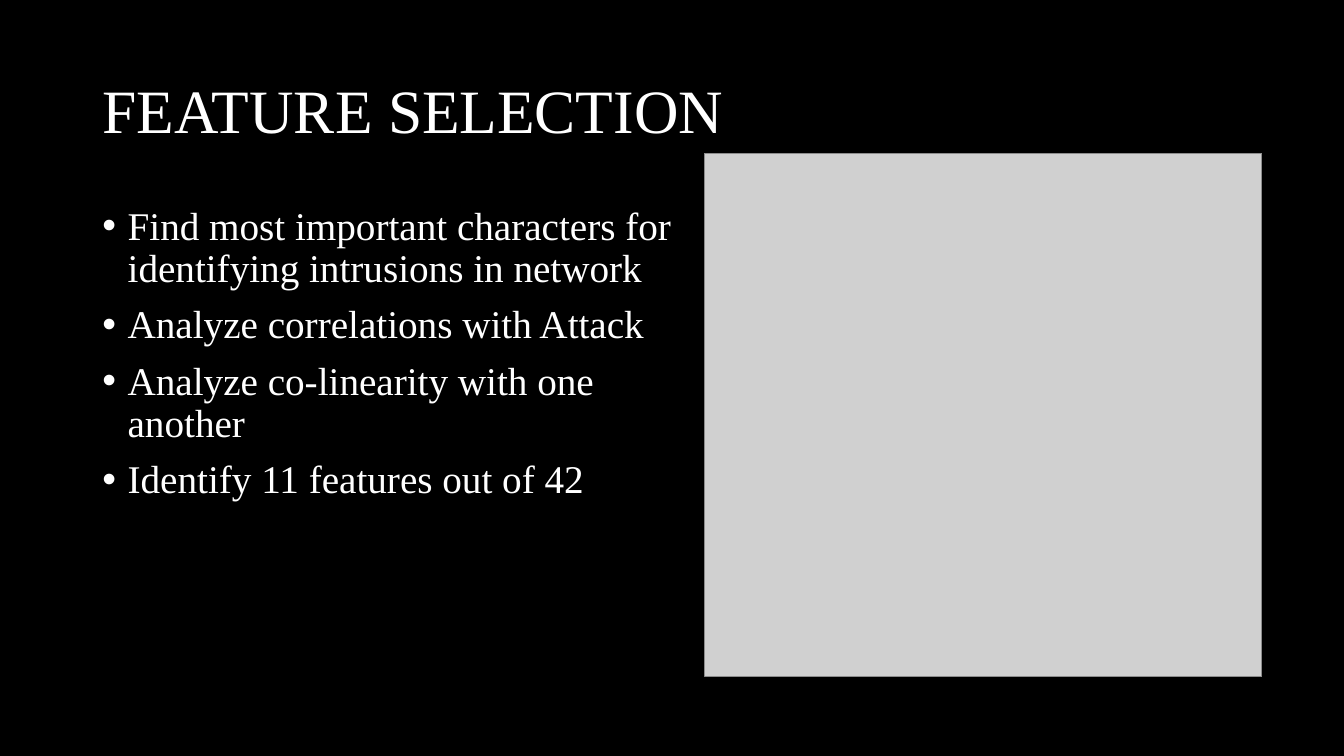
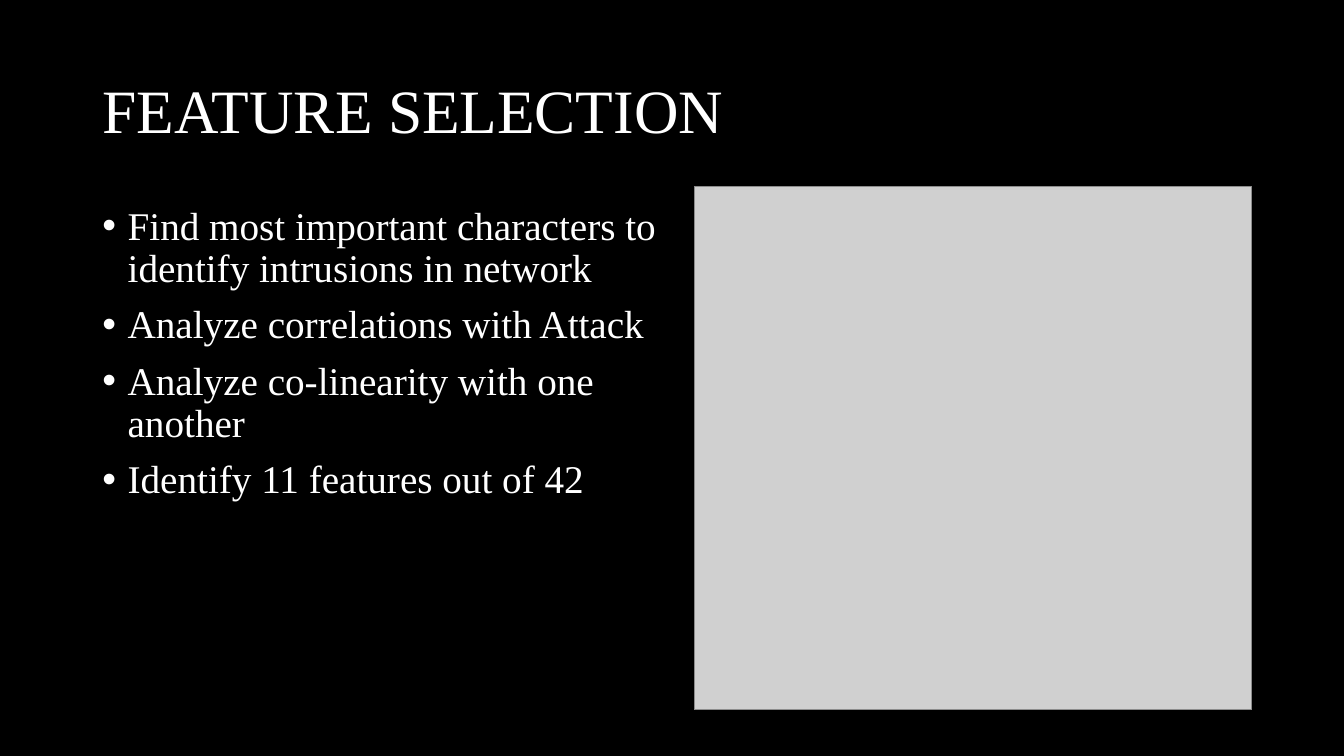
Before and after one commit to rojinadeuja/NSL-KDD-Network-Security, a slide deck: slide 8 of NSL_KDD_Network_Security_Analysis.pptx. Drawn at 1344x756 pixels with LibreOffice and Linux fonts; fonts in the diff are those of the drawing; grey boxes stand for pictures. Boxes give left, top, right and bottom in pixels: in the first picture for what was removed or moved away, otherwise in the second. Text is boxed around its words. In the diff, an @@ line names an element or a change of style, - is before the commit and + after.

```diff
--- a/NSL_KDD_Network_Security_Analysis.pptx
+++ b/NSL_KDD_Network_Security_Analysis.pptx
@@ picture moved from (x1=705, y1=153, x2=1262, y2=677) to (x1=695, y1=187, x2=1252, y2=710) @@
@@ text at (x1=128, y1=212, x2=655, y2=290): text changed @@
-• Find most important characters for identifying intrusions in network
+• Find most important characters to identify intrusions in network
```
Also in this commit, not shown: 6 other slides changed.
